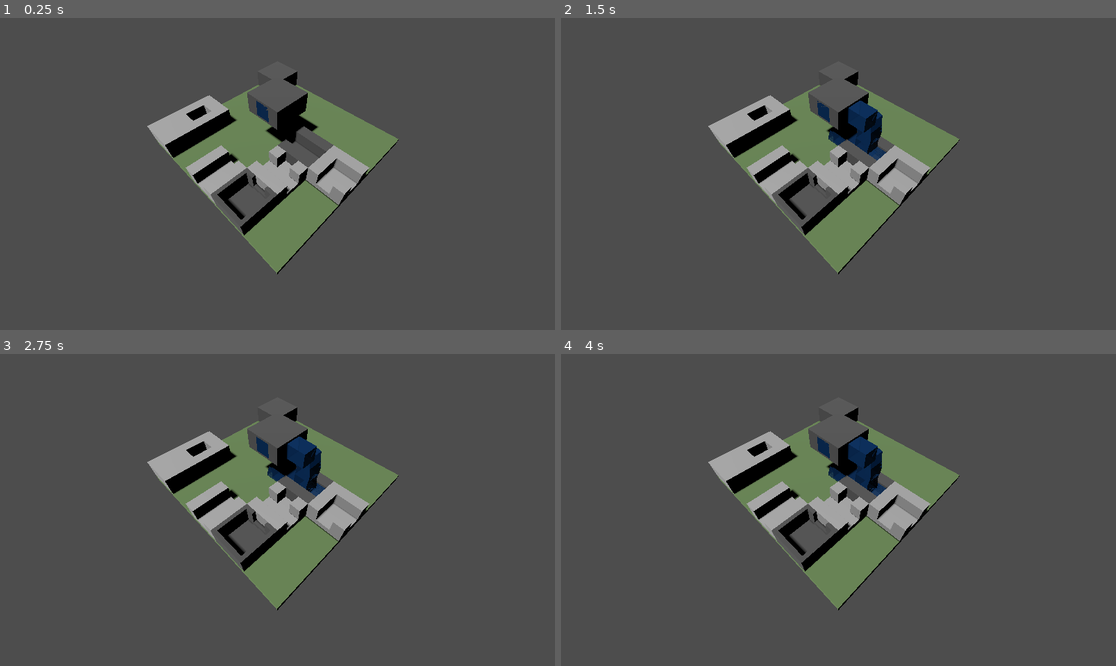
Above: before the commit, frames 1-4 (two rows, left to right).
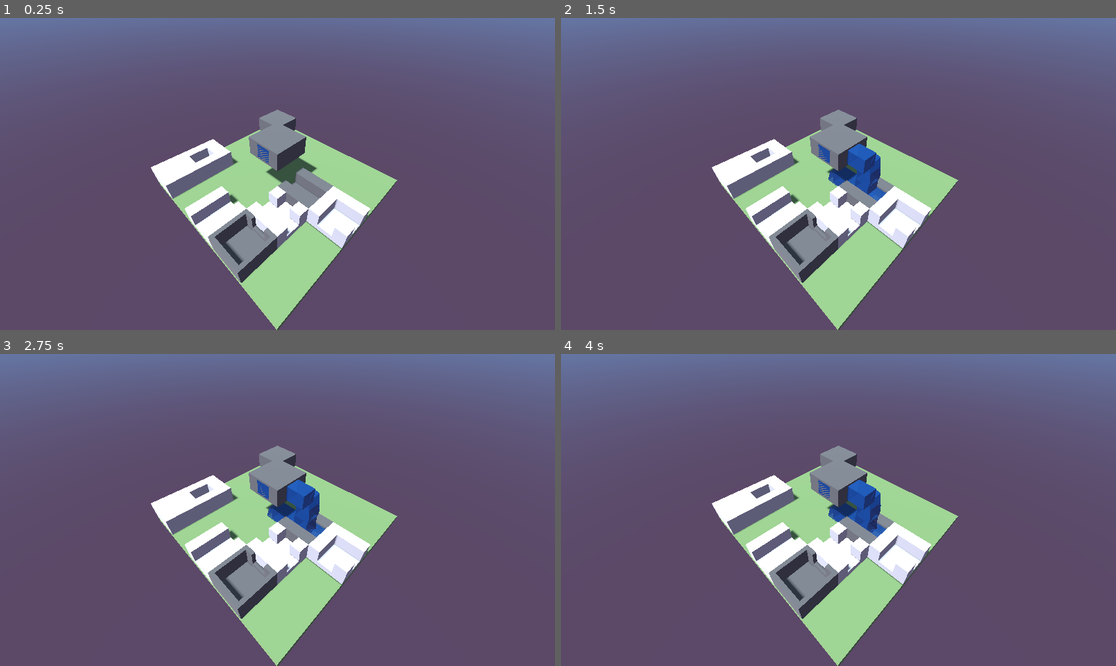
Above: after the commit, the same moments.

Repository: slc142/fountain-wolf
Game: Godot game, scene res://Scenes/Main.tscn
The game is run twice, just before and just after one commit, with the same random seed, the same clock (stepped at 60 frames per second) and the same inputs.
Inputs (mouse positions are in pixels of both pictures, inside the frame that each line leads up to):
- Up to frame 1 (0.25 s): no input
- Up to frame 2 (1.5 s): move the mouse to (960, 158) at 0.52 s; click (960, 158) at 0.67 s; drag from (727, 189) to (810, 236) at 1.27 s
- Up to frame 3 (2.75 s): move the mouse to (333, 441) at 2.02 s; click (333, 441) at 2.17 s
- Up to frame 4 (4 s): drag from (810, 572) to (672, 463) at 2.77 s; move the mouse to (1005, 556) at 3.52 s; click (1005, 556) at 3.67 s

The runs differ from the first frame. In frame 1, 99% of the frame differs, in the area x 0-100%, y 0-100%; in frame 2, 99%; in frame 3, 99%; in frame 4, 99%.

Commit message:
Add colored sky

Diff:
--- a/Scenes/Main.tscn
+++ b/Scenes/Main.tscn
@@ -16,6 +16,19 @@
 [ext_resource type="PackedScene" uid="uid://m15uvp03bp6k" path="res://Prefabs/GoalPiece.tscn" id="9_erwvk"]
 [ext_resource type="Shader" uid="uid://ckgf7o51iarw7" path="res://Shaders/water_flow.gdshader" id="9_vy5pj"]
 [ext_resource type="Script" uid="uid://3hqhdse45xar" path="res://Scripts/Core/LevelManager.gd" id="16_erwvk"]
+
+[sub_resource type="ProceduralSkyMaterial" id="ProceduralSkyMaterial_h1m7h"]
+ground_bottom_color = Color(0.3585117, 0.28411323, 0.4058658, 1)
+ground_horizon_color = Color(0.41039336, 0.5467454, 0.7514416, 1)
+ground_curve = 0.10928329
+use_debanding = false
+
+[sub_resource type="Sky" id="Sky_erwvk"]
+sky_material = SubResource("ProceduralSkyMaterial_h1m7h")
+
+[sub_resource type="Environment" id="Environment_2w5on"]
+background_mode = 2
+sky = SubResource("Sky_erwvk")
 
 [sub_resource type="StandardMaterial3D" id="StandardMaterial3D_frkhe"]
 shading_mode = 0
@@ -52,6 +65,9 @@
 one_exit_scene = ExtResource("7_erwvk")
 source_scene = ExtResource("8_h1m7h")
 goal_scene = ExtResource("9_erwvk")
+
+[node name="WorldEnvironment" type="WorldEnvironment" parent="."]
+environment = SubResource("Environment_2w5on")
 
 [node name="DirectionalLight3D" type="DirectionalLight3D" parent="."]
 transform = Transform3D(1, 0, 0, 0, 0.49999997, 0.86602545, 0, -0.86602545, 0.49999997, 0, 0, 0)
--- a/Scripts/Core/Camera.gd
+++ b/Scripts/Core/Camera.gd
@@ -1,15 +1,13 @@
 extends Camera3D
+@export var offset: Vector3 = Vector3(3, 4, 3)
 
 func _ready():
-	center_camera_on_grid(5, 5)
+	setup_camera(offset)
 
-func center_camera_on_grid(grid_width: int, grid_height: int):
-	## TODO: actually use the grid size values
-
-	var center_pos = Vector3(1, 0, 1)
+func setup_camera(camera_offset: Vector3):
+	var center_pos = Vector3.ZERO
 	# Move camera to a fixed offset relative to that center
-	# (Offset X, Height Y, Offset Z)
-	position = center_pos + Vector3(2, 4, 2)
+	position = center_pos + camera_offset
 
 	# Look at the calculated center
 	look_at(center_pos, Vector3.UP, false)
--- a/Scripts/Core/WaterPathManager.gd
+++ b/Scripts/Core/WaterPathManager.gd
@@ -6,7 +6,8 @@
 
 func clear_paths():
 	for p in paths:
-		p.queue_free()
+		if p:
+			p.queue_free()
 	paths.clear()
 
 # Selective clearing methods for partial recalculation
Not shown, changed: README.md
Not shown, changed: bugs.md
